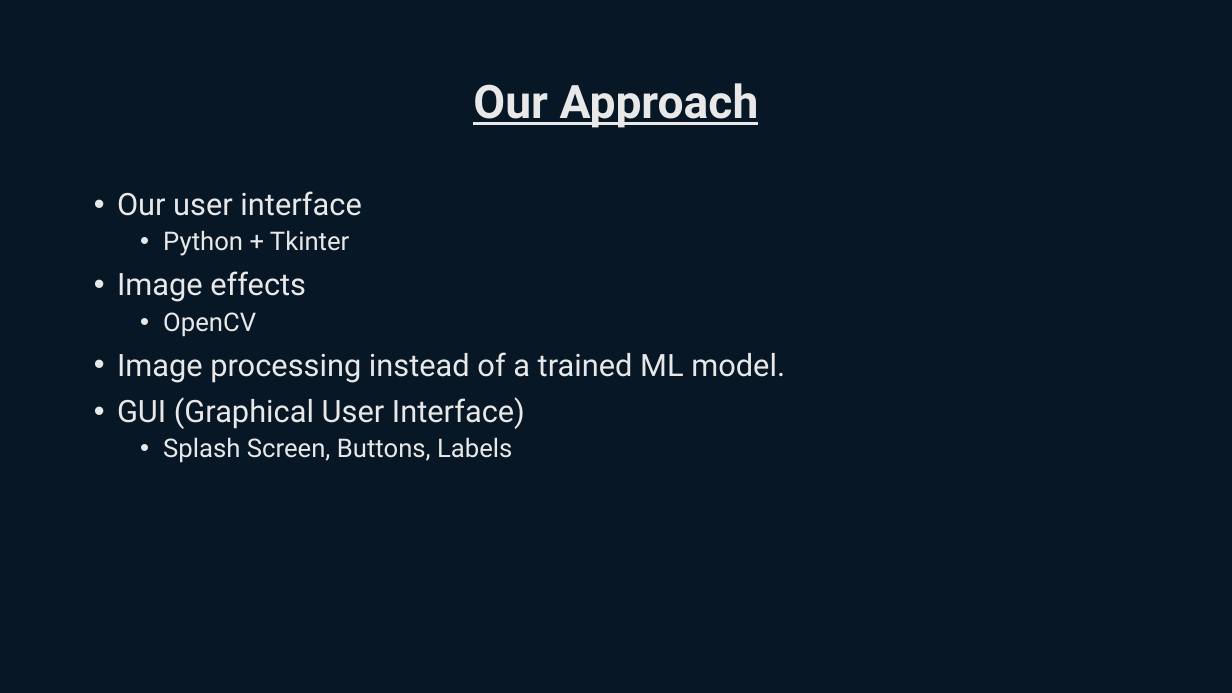
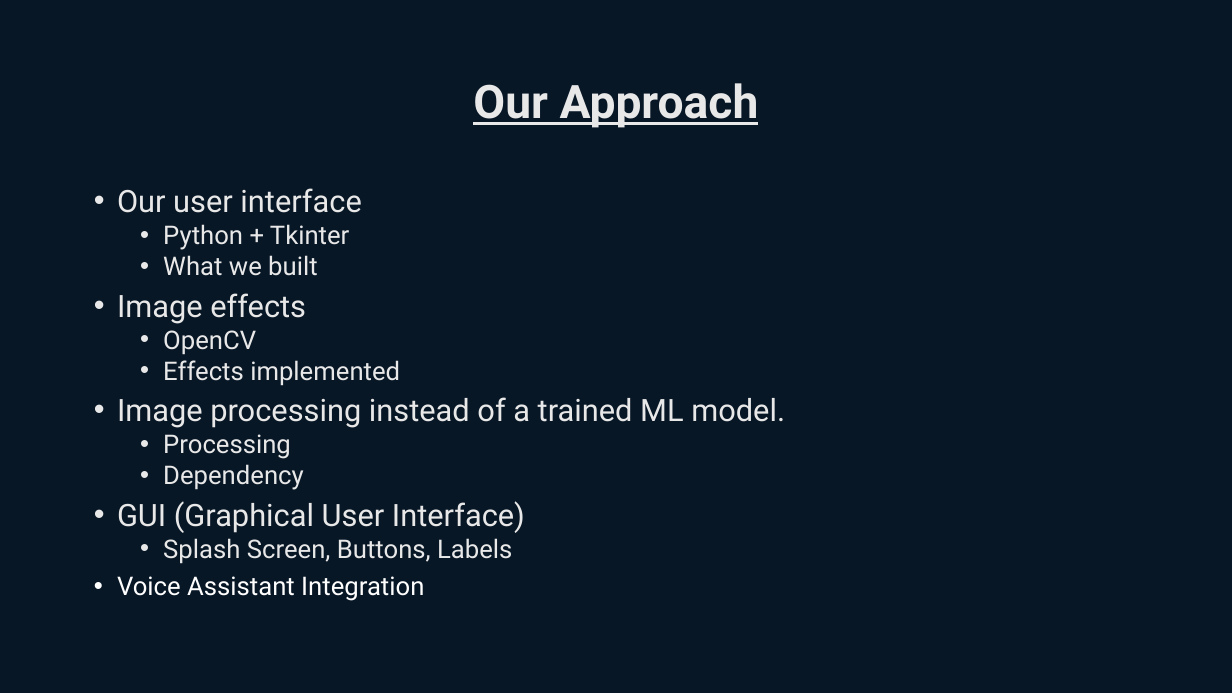
Before and after one commit to ZisandaNodali/CartoonifyApp, a slide deck: slide 4 of Tech_Quads_Presentation.pptx. Drawn at 1232x693 pixels with LibreOffice and Linux fonts; fonts in the diff are those of the drawing. Boxes give left, top, right and bottom in pixels: in the first picture for what was removed or moved away, otherwise in the second. Text is boxed around its words. In the diff, an @@ line names an element or a change of style, - is before the commit and + after.

```diff
--- a/Tech_Quads_Presentation.pptx
+++ b/Tech_Quads_Presentation.pptx
@@ text at (117, 188, 785, 564): line spacing 0.9 to 0.8 @@
@@ text at (163, 255, 317, 276): paragraph added @@
+  • What we built
@@ text at (163, 360, 400, 386): paragraph added @@
+  • Effects implemented
@@ text at (163, 434, 304, 490): paragraphs added @@
+  • Processing
+  • Dependency
@@ text at (117, 576, 424, 601): paragraph added @@
+• Voice Assistant Integration
```
Also in this commit, not shown: 1 other slide changed.
